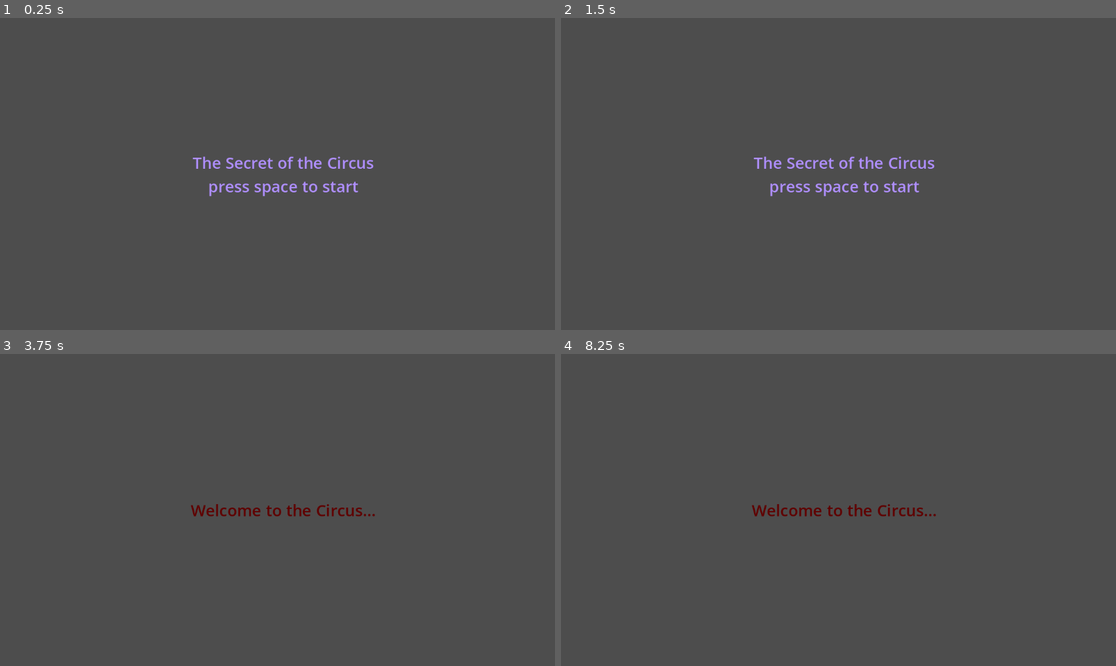
Above: before the commit, frames 1-4 (two rows, left to right).
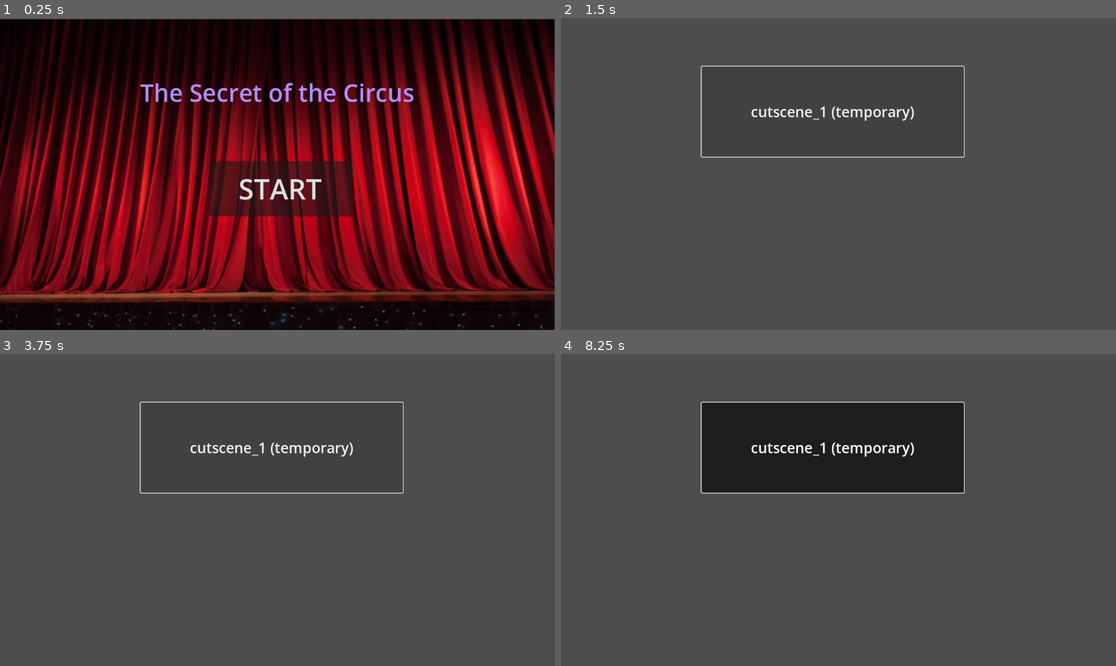
Above: after the commit, the same moments.

Repository: mahikad06/Secret-of-the-Circus
Game: Godot game, scene res://Scripts/main_screen.tscn
The game is run twice, just before and just after one commit, with the same random seed, the same clock (stepped at 60 frames per second) and the same inputs.
Inputs (mouse positions are in pixels of both pictures, inside the frame that each line leads up to):
- Up to frame 1 (0.25 s): no input
- Up to frame 2 (1.5 s): click (844, 189) at 0.5 s, where only the run after the commit has a clickable "START"; click (832, 111) at 1.25 s, where only the run after the commit has a clickable "cutscene_1 (temporary)"
- Up to frame 3 (3.75 s): click (271, 447) at 2 s, where only the run after the commit has a clickable "cutscene_1 (temporary)"; click (271, 447) at 2.75 s, where only the run after the commit has a clickable "cutscene_1 (temporary)"; tap Space (Dialogue) at 3.5 s; hold Space (Dialogue) from 3.53 s (still down)
- Up to frame 4 (8.25 s): release Space (Dialogue) at 4.28 s; tap Space (Dialogue) at 4.35, 5.85, 7.35 s; tap Enter at 5, 6.5 s; hold Space (Dialogue) 5.03-5.78 s; hold Space (Dialogue) 6.53-7.28 s; hold Space (Dialogue) from 8.03 s (still down)

The runs differ from the first frame. In frame 1, 99% of the frame differs, in the area x 0-100%, y 0-100%; in frame 2, 1.8%; in frame 3, 1.4%; in frame 4, 14%.

Commit message:
Temporary Start Screen

Diff:
--- /dev/null
+++ b/Scenes/cutscene_1.tscn
@@ -0,0 +1,15 @@
+[gd_scene format=3 uid="uid://sshkc5l00fgs"]
+
+[node name="Cutscene_1" type="Node2D"]
+
+[node name="Camera2D" type="Camera2D" parent="."]
+
+[node name="AnimationPlayer" type="AnimationPlayer" parent="."]
+
+[node name="Button" type="Button" parent="AnimationPlayer"]
+offset_left = -284.0
+offset_top = -223.0
+offset_right = 260.0
+offset_bottom = -36.0
+theme_override_font_sizes/font_size = 30
+text = "cutscene_1 (temporary)"
--- a/Scenes/main_screen.gd
+++ b/Scenes/main_screen.gd
@@ -1,4 +1,9 @@
 extends Node2D
+
+#BUTTONS
+#--Start
+func _on_start_pressed():
+	get_tree().change_scene_to_file("res://Scenes/cutscene_1.tscn")
 
 func _input(Dialogue):
 	if Dialogue.is_action_pressed("Dialogue"):
--- a/Scripts/main_screen.tscn
+++ b/Scripts/main_screen.tscn
@@ -1,20 +1,44 @@
-[gd_scene load_steps=2 format=3 uid="uid://dxcdswicc5f4m"]
+[gd_scene load_steps=3 format=3 uid="uid://dxcdswicc5f4m"]
 
 [ext_resource type="Script" uid="uid://dxqpi8iwxcocv" path="res://Scenes/main_screen.gd" id="1_uhp32"]
+[ext_resource type="Texture2D" uid="uid://j0bjouiwuac2" path="res://Assets/closed_curtain.jpg" id="2_0rcro"]
 
-[node name="Main_Screen" type="Node2D"]
+[node name="Start_Screen" type="Node2D"]
 script = ExtResource("1_uhp32")
 
-[node name="Label" type="Label" parent="."]
-offset_left = -316.0
-offset_top = -121.0
-offset_right = 341.0
-offset_bottom = 122.0
+[node name="Camera2D" type="Camera2D" parent="."]
+
+[node name="Background_1" type="TextureRect" parent="."]
+offset_left = -580.0
+offset_top = -321.0
+offset_right = 575.0
+offset_bottom = 328.0
+texture = ExtResource("2_0rcro")
+
+[node name="title" type="Label" parent="."]
+offset_left = -329.0
+offset_top = -291.0
+offset_right = 328.0
+offset_bottom = -48.0
 theme_override_colors/font_color = Color(0.688705, 0.5601833, 1.0329599, 1)
-theme_override_font_sizes/font_size = 33
-text = "The Secret of the Circus
-press space to start"
+theme_override_font_sizes/font_size = 50
+text = "The Secret of the Circus"
 horizontal_alignment = 1
 vertical_alignment = 1
 
-[node name="Camera2D" type="Camera2D" parent="."]
+[node name="button_control" type="Control" parent="."]
+layout_mode = 3
+anchors_preset = 0
+offset_right = 40.0
+offset_bottom = 40.0
+
+[node name="Start" type="Button" parent="button_control"]
+layout_mode = 0
+offset_left = -142.0
+offset_top = -27.0
+offset_right = 154.0
+offset_bottom = 88.0
+theme_override_font_sizes/font_size = 58
+text = "START"
+
+[connection signal="pressed" from="button_control/Start" to="." method="_on_start_pressed"]
--- /dev/null
+++ b/Scripts/start.gd
@@ -0,0 +1 @@
+extends Button
--- /dev/null
+++ b/Scripts/texture_button.gd
@@ -0,0 +1 @@
+extends TextureButton
Binary file added: Assets/closed_curtain.jpg
Not shown, added: Assets/closed_curtain.jpg.import
Not shown, added: Scripts/start.gd.uid
Not shown, added: Scripts/texture_button.gd.uid
